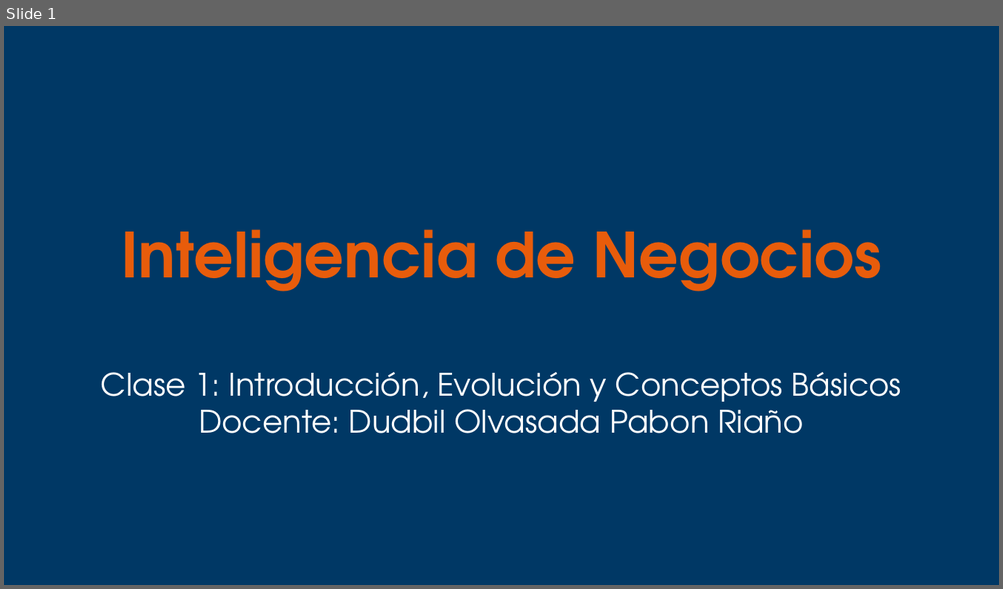
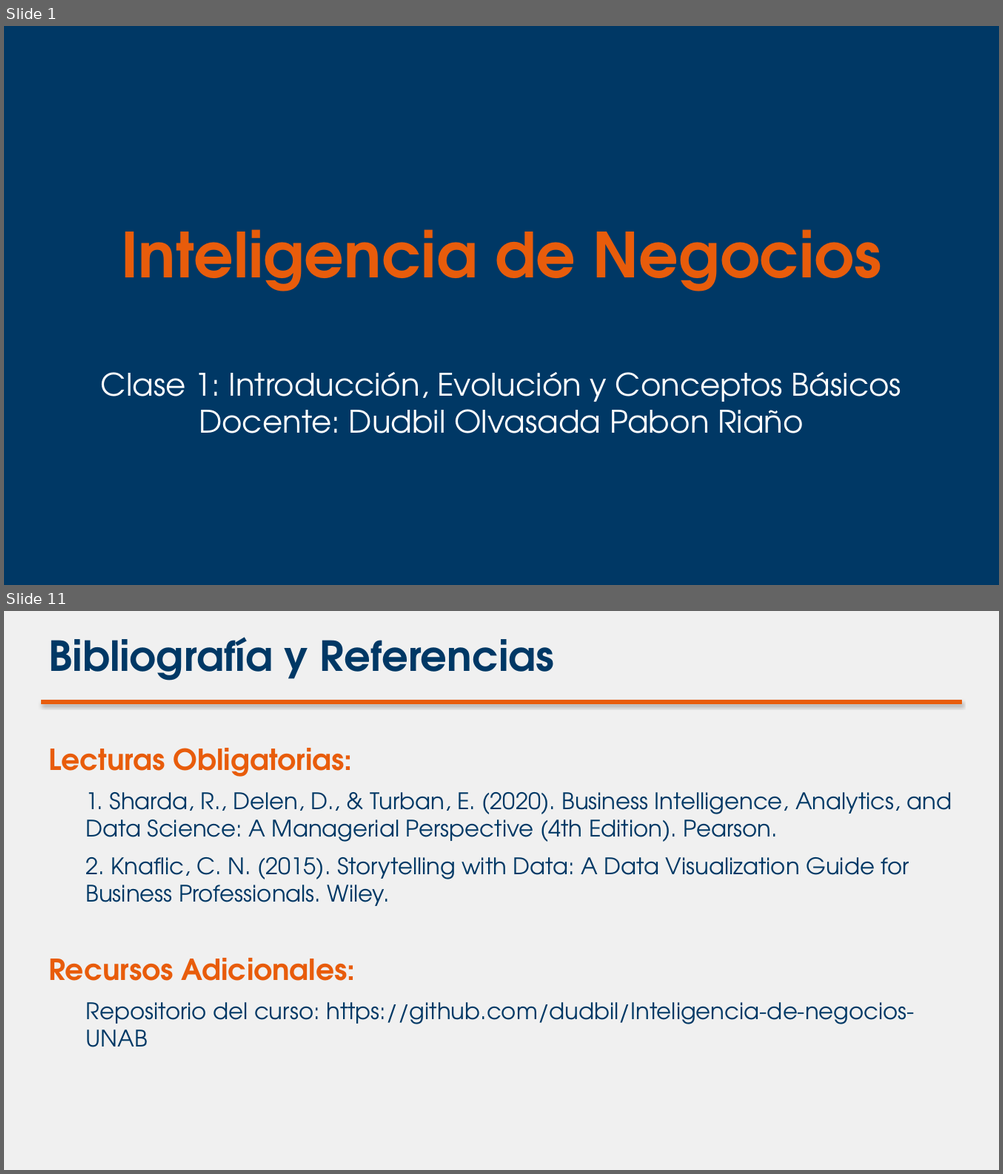
Before and after one commit to dudbilopr/Inteligencia-de-negocios, a slide deck: Semanas/Semana_1/diapositivas_semana_1.pptx. Shown one above the other, each under a label of ours: slide 1 before the commit, slides 1 and 11 after it; the slides between them are not shown. The pictures are 1003x589 and 1003x1174 pixels, drawn with LibreOffice and Linux fonts; fonts in the diff are those of the drawing. Boxes give left, top, right and bottom in pixels: in the first picture for what was removed or moved away, otherwise in the second. Text is boxed around its words. In the diff, an @@ line names an element or a change of style, - is before the commit and + after.

```diff
--- a/Semanas/Semana_1/diapositivas_semana_1.pptx
+++ b/Semanas/Semana_1/diapositivas_semana_1.pptx
@@ slide 11 added at (x1=4, y1=611, x2=999, y2=1170), background #F0F0F0 @@
@@ text added at (x1=48, y1=637, x2=554, y2=681), 40 pt, text #003865, bold @@
+Bibliografía y Referencias
@@ rectangle added at (x1=41, y1=701, x2=962, y2=704), fill #E85C0B, outline #E85C0B 0.75 pt @@
@@ text added at (x1=48, y1=748, x2=952, y2=1048), 22 pt, text #003865 @@
+Lecturas Obligatorias:
+  1. Sharda, R., Delen, D., & Turban, E. (2020). Business Intelligence, Analytics, and Data Science: A Managerial Perspective (4th Edition). Pearson.
+  2. Knaflic, C. N. (2015). Storytelling with Data: A Data Visualization Guide for Business Professionals. Wiley.
+Recursos Adicionales:
+  Repositorio del curso: https://github.com/dudbil/Inteligencia-de-negocios-UNAB
```
Also in this commit, not shown: 6 slides changed, 3 other slides added, 1 slide removed, 4 other files.
